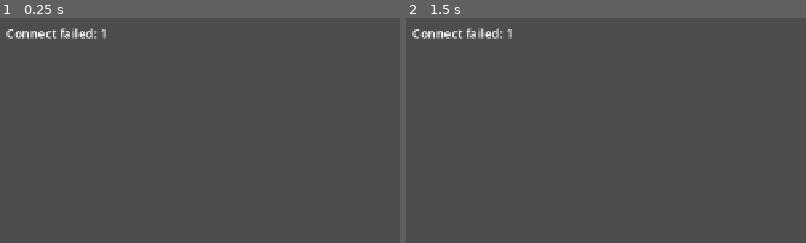
Above: before the commit, frames 1-2 (left to right).
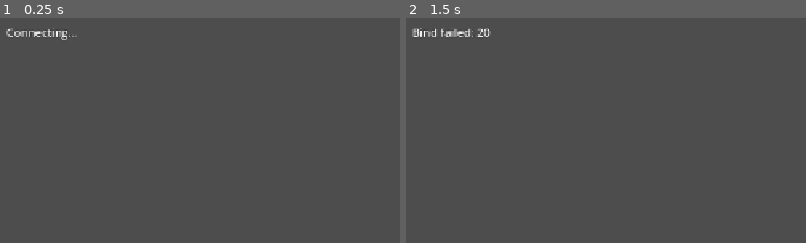
Above: after the commit, the same moments.

Repository: naomierica11/virtual-tryon-necklace
Game: Godot game, scene res://scenes/Main.tscn
Two runs of this game, one before a commit and one after it. Both use one fixed random seed, a clock stepped at 60 frames per second and the inputs below.
Inputs:
- Up to frame 1 (0.25 s): no input
- Up to frame 2 (1.5 s): tap Enter at 0.5 s; tap 1 at 0.6 s; tap 2 at 0.8, 1.35 s; tap Space at 1.25 s; hold S from 1.28 s (still down)
The pictures show only the part of the screen within x 0-50%, y 0-50%; the shares and areas given below are measured in that part.

The runs differ from the first frame. In frame 1, 0.7% of the frame differs, in the area x 1-27%, y 4-10%; in frame 2, 0.7%.

Commit message:
update UDP

Diff:
--- a/godot/scenes/Main.tscn
+++ b/godot/scenes/Main.tscn
@@ -1,22 +1,26 @@
-[gd_scene load_steps=3 format=3 uid="uid://bdu0tseaseokl"]
+[gd_scene load_steps=4 format=3 uid="uid://bdu0tseaseokl"]
 
 [ext_resource type="Script" uid="uid://c63fyuma4urdd" path="res://scripts/VideoClient.gd" id="1_rvslj"]
 [ext_resource type="Script" uid="uid://b62dmrbgtam1u" path="res://scripts/AccessoryController.gd" id="2_0bbpv"]
+[ext_resource type="Texture2D" uid="uid://by3aimwoeae5f" path="res://assets/necklaces/n1.png" id="3_0bbpv"]
 
-[node name="Root" type="Node"]
+[node name="Root" type="Node2D"]
+
+[node name="VideoClient" type="Node" parent="."]
 script = ExtResource("1_rvslj")
 
-[node name="Video" type="TextureRect" parent="."]
+[node name="Video" type="TextureRect" parent="VideoClient"]
 anchors_preset = 15
 anchor_right = 1.0
 anchor_bottom = 1.0
 grow_horizontal = 2
 grow_vertical = 2
-expand_mode = 2
-stretch_mode = 4
+expand_mode = 1
 
-[node name="Overlay" type="Node2D" parent="."]
+[node name="Overlay" type="Node2D" parent="VideoClient"]
 script = ExtResource("2_0bbpv")
 
-[node name="Necklace" type="Sprite2D" parent="Overlay"]
-z_index = 10
+[node name="Necklace" type="Sprite2D" parent="VideoClient/Overlay"]
+position = Vector2(648, 566)
+scale = Vector2(0.48369566, 0.48913044)
+texture = ExtResource("3_0bbpv")
--- a/godot/scripts/AccessoryController.gd
+++ b/godot/scripts/AccessoryController.gd
@@ -7,16 +7,27 @@
 var textures: Array = []
 
 func _ready():
+	# Load textures
 	for n in names:
 		var t = load("res://assets/necklaces/%s.png" % n)
-		if t: textures.append(t)
+		if t:
+			textures.append(t)
+		else:
+			print("WARNING: Failed to load texture: ", n)
+
 	if textures.size() > 0:
 		spr.texture = textures[idx]
+		print("✓ Loaded ", textures.size(), " necklace textures")
+	else:
+		print("❌ No necklace textures loaded")
+
 	spr.visible = false  # default sembunyi sampai ada face
 	set_process_input(true)
 
 func current_name() -> String:
-	return names[idx]
+	if idx >= 0 and idx < names.size():
+		return names[idx]
+	return "unknown"
 
 func _input(event):
 	if event is InputEventKey and event.pressed:
@@ -30,7 +41,9 @@
 			KEY_S: save_snapshot()
 
 func set_idx(i:int):
-	if textures.size() == 0: return
+	if textures.size() == 0:
+		return
+
 	idx = clamp(i, 0, textures.size()-1)
 	spr.texture = textures[idx]
 	print("Switched to necklace: ", names[idx])
@@ -46,12 +59,18 @@
 
 	# Skala kalung - sekitar 45% dari lebar wajah
 	var w_target = fw * 0.45
-	var h_target = w_target * (float(spr.texture.get_height()) / float(spr.texture.get_width()))
+	var texture_width = float(spr.texture.get_width())
+	var texture_height = float(spr.texture.get_height())
+
+	if texture_width == 0:  # Avoid division by zero
+		return
+
+	var h_target = w_target * (texture_height / texture_width)
 
 	spr.rotation_degrees = angle
 	spr.scale = Vector2(
-		w_target / float(spr.texture.get_width()),
-		h_target / float(spr.texture.get_height())
+		w_target / texture_width,
+		h_target / texture_height
 	)
 
 	# Posisi kalung di leher (60% dari tinggi wajah)
@@ -61,14 +80,19 @@
 	spr.position = Vector2(x, y)
 	spr.visible = true
 
-	# Debug print setiap 30 frame
-	if Engine.get_frames_drawn() % 30 == 0:
-		print("Face: [%d,%d,%d,%d] | Necklace pos: (%.0f, %.0f) | Angle: %.1f" % [face[0], face[1], face[2], face[3], x, y, angle])
+	# Debug print setiap 60 frame untuk mengurangi spam
+	if Engine.get_frames_drawn() % 60 == 0:
+		print("Necklace updated - Face: [%d,%d,%d,%d] | Pos: (%.0f, %.0f) | Angle: %.1f" % [face[0], face[1], face[2], face[3], x, y, angle])
 
 func save_snapshot():
-	var img: Image = get_viewport().get_texture().get_image()
-	var datetime = Time.get_datetime_string_from_system().replace(":","-")
+	var viewport = get_viewport()
+	if viewport == null:
+		return
+
+	var img: Image = viewport.get_texture().get_image()
+	var datetime = Time.get_datetime_string_from_system().replace(":","-").replace("T", "_")
 	var path = "user://snapshot_%s.png" % datetime
+
 	if img.save_png(path) == OK:
 		print("✓ Snapshot saved: ", path)
 		# Print absolute path untuk mudah dicari
--- a/godot/scripts/VideoClient.gd
+++ b/godot/scripts/VideoClient.gd
@@ -1,126 +1,240 @@
 extends Node
 
 @onready var video_texrect: TextureRect = $Video
-@onready var overlay_ctl: Node = $Overlay
+@onready var overlay_ctl: Node2D = $Overlay
+
 var hud: Label = null
-
-var tcp := StreamPeerTCP.new()
+var udp: PacketPeerUDP = null
 var connected := false
-var img := Image.new()
-var tex := ImageTexture.new()
 var frames := 0
 
+# Frame reconstruction
+var current_frame_id := -1
+var frame_chunks := {}  # Dictionary to store chunks: {frame_id: {chunk_idx: data}}
+var frame_metadata := {}  # Store metadata: {frame_id: [num_chunks, jpg_size, has_face, fx, fy, fw, fh, angle]}
+
 func _ready():
-	# Create HUD label
+	print("VideoClient - UDP Version")
+
+	# HUD
 	hud = Label.new()
 	hud.position = Vector2(10, 10)
 	hud.add_theme_color_override("font_color", Color.WHITE)
-	hud.add_theme_font_size_override("font_size", 20)
+	hud.add_theme_color_override("font_outline_color", Color.BLACK)
+	hud.add_theme_constant_override("outline_size", 2)
+	hud.add_theme_font_size_override("font_size", 18)
 	add_child(hud)
-	hud.text = "Starting..."
-
-	# Verify nodes
-	if video_texrect == null:
-		hud.text = "ERROR: Video node not found!"
-		return
-
-	if overlay_ctl == null:
-		hud.text = "ERROR: Overlay node not found!"
-		return
-
-	print("[Godot] Nodes OK")
+	hud.z_index = 100
+
+	if not video_texrect:
+		hud.text = "ERROR: No Video node!"
+		return
+
+	video_texrect.custom_minimum_size = Vector2(320, 240)
+	call_deferred("_setup_video")
+
 	hud.text = "Connecting..."
-	connect_to_server()
-
-func connect_to_server():
-	var err = tcp.connect_to_host("127.0.0.1", 5006)
+	await get_tree().create_timer(1.0).timeout
+	_connect_udp()
+
+func _setup_video():
+	if video_texrect:
+		video_texrect.expand_mode = TextureRect.EXPAND_IGNORE_SIZE
+		video_texrect.stretch_mode = TextureRect.STRETCH_KEEP_ASPECT_CENTERED
+		video_texrect.modulate = Color(0.3, 0.3, 0.4)
+
+func _connect_udp():
+	udp = PacketPeerUDP.new()
+
+	# Bind to local port for receiving
+	var err = udp.bind(5007)  # Client listens on different port
 	if err != OK:
-		hud.text = "Connect failed: %d" % err
-		return
-
+		hud.text = "Bind failed: " + str(err)
+		print("UDP bind error: ", err)
+		return
+
+	# Set destination (server)
+	udp.set_dest_address("127.0.0.1", 5006)
+
+	# Send START message to initiate connection
+	var start_msg = "START".to_utf8_buffer()
+	var send_err = udp.put_packet(start_msg)
+	if send_err != OK:
+		hud.text = "Send failed: " + str(send_err)
+		print("Failed to send START: ", send_err)
+		return
+
+	print("✓ Sent START message to server (127.0.0.1:5006)")
+
+	connected = true
 	set_process(true)
-	connected = true
-	print("[Godot] Connecting to 127.0.0.1:5006...")
-
-func _process(_dt):
-	if not connected:
-		return
-
-	var status = tcp.get_status()
-
-	if status == StreamPeerTCP.STATUS_CONNECTING:
-		return
-
-	if status != StreamPeerTCP.STATUS_CONNECTED:
-		hud.text = "Disconnected"
-		connected = false
-		return
-
-	var available = tcp.get_available_bytes()
-	if available < 8:
+	hud.text = "Waiting for video..."
+
+func _process(_delta):
+	if not connected or not udp:
+		return
+
+	# Process all available packets (limit to prevent freezing)
+	var packets_processed = 0
+	var max_packets_per_frame = 20  # Process up to 20 packets per frame
+
+	while udp.get_available_packet_count() > 0 and packets_processed < max_packets_per_frame:
+		var packet = udp.get_packet()
+		if packet.size() > 0:
+			_process_packet(packet)
+		packets_processed += 1
+
+	# Cleanup old incomplete frames
+	_cleanup_old_frames()
+
+func _process_packet(packet: PackedByteArray):
+	# Minimum header size check
+	if packet.size() < 44:
+		if frames % 100 == 0:
+			print("⚠ Invalid packet size: ", packet.size())
+		return
+
+	# Parse header (40 bytes + 4 for angle)
+	var frame_id = packet.decode_u32(0)
+	var chunk_idx = packet.decode_u32(4)
+	var num_chunks = packet.decode_u32(8)
+	var chunk_len = packet.decode_u32(12)
+	var jpg_size = packet.decode_u32(16)
+	var has_face = packet.decode_u32(20)
+	var fx = packet.decode_s32(24)
+	var fy = packet.decode_s32(28)
+	var fw = packet.decode_s32(32)
+	var fh = packet.decode_s32(36)
+	var angle = packet.decode_float(40)
+
+	# Validate chunk data
+	if packet.size() < 44 + chunk_len:
+		print("⚠ Incomplete chunk data")
+		return
+
+	# Extract chunk data (skip 44-byte header)
+	var chunk_data = packet.slice(44, 44 + chunk_len)
+
+	# Initialize frame storage if new frame
+	if not frame_chunks.has(frame_id):
+		frame_chunks[frame_id] = {}
+		frame_metadata[frame_id] = [num_chunks, jpg_size, has_face, fx, fy, fw, fh, angle]
+
+	# Store chunk (avoid duplicates)
+	if not frame_chunks[frame_id].has(chunk_idx):
+		frame_chunks[frame_id][chunk_idx] = chunk_data
+
+	# Check if frame is complete
+	if frame_chunks[frame_id].size() == num_chunks:
+		_reconstruct_frame(frame_id)
+
+func _reconstruct_frame(frame_id: int):
+	if not frame_metadata.has(frame_id):
+		return
+
+	var metadata = frame_metadata[frame_id]
+	var num_chunks = metadata[0]
+	var jpg_size = metadata[1]
+	var has_face = metadata[2]
+	var fx = metadata[3]
+	var fy = metadata[4]
+	var fw = metadata[5]
+	var fh = metadata[6]
+	var angle = metadata[7]
+
+	# Reconstruct JPEG from chunks in order
+	var jpeg_bytes = PackedByteArray()
+	jpeg_bytes.resize(jpg_size)
+
+	var offset = 0
+	for i in range(num_chunks):
+		if frame_chunks[frame_id].has(i):
+			var chunk = frame_chunks[frame_id][i]
+			for byte_idx in range(chunk.size()):
+				if offset < jpg_size:
+					jpeg_bytes[offset] = chunk[byte_idx]
+					offset += 1
+		else:
+			print("⚠ Missing chunk ", i, " for frame ", frame_id)
+			# Clean up incomplete frame
+			frame_chunks.erase(frame_id)
+			frame_metadata.erase(frame_id)
+			return
+
+	# Decode image
+	var image = Image.new()
+	var err = image.load_jpg_from_buffer(jpeg_bytes)
+
+	if err != OK:
+		if frames % 30 == 0:
+			print("✗ JPEG decode error: ", err, " (size: ", jpeg_bytes.size(), ")")
+		# Clean up failed frame
+		frame_chunks.erase(frame_id)
+		frame_metadata.erase(frame_id)
+		return
+
+	# Update texture
+	if video_texrect:
 		if frames == 0:
-			hud.text = "Connected, waiting data..."
-		return
-
-	# Read header
-	var meta_len = tcp.get_u32()
-	var jpg_len = tcp.get_u32()
-
-	# Wait for full packet
-	available = tcp.get_available_bytes()
-	if available < (meta_len + jpg_len):
-		return
-
-	# Read metadata
-	var meta_result = tcp.get_data(meta_len)
-	if meta_result[0] != OK:
-		print("[Godot] Meta read error: ", meta_result[0])
-		return
-
-	var meta_bytes = meta_result[1]
-	var meta_str = meta_bytes.get_string_from_utf8()
-
-	# Parse JSON - GODOT 4 WAY
-	var json = JSON.new()
-	var parse_err = json.parse(meta_str)
-	if parse_err != OK:
-		print("[Godot] JSON parse error: ", json.get_error_message())
-		return
-
-	var meta = json.data
-
-	# Read JPEG
-	var jpg_result = tcp.get_data(jpg_len)
-	if jpg_result[0] != OK:
-		print("[Godot] JPEG read error: ", jpg_result[0])
-		return
-
-	var jpg_bytes = jpg_result[1]
-
-	# Decode JPEG
-	img = Image.new()
-	var load_err = img.load_jpg_from_buffer(jpg_bytes)
-	if load_err != OK:
-		print("[Godot] JPEG decode error: ", load_err)
-		return
-
-	# Update texture
-	tex = ImageTexture.create_from_image(img)
-	video_texrect.texture = tex
+			print("✓ First frame received and decoded!")
+			print("  Image size: ", image.get_width(), "x", image.get_height())
+
+		var tex = ImageTexture.create_from_image(image)
+		video_texrect.texture = tex
+		video_texrect.modulate = Color.WHITE
 
 	frames += 1
 
-	if frames % 30 == 0:
-		print("[Godot] Frame #", frames, " | Size: ", img.get_width(), "x", img.get_height())
-
-	# Update necklace
-	var has_face := false
-	if meta != null and meta.has("face") and meta["face"] != null:
-		var f = meta["face"]
-		var ang = float(meta.get("angle", 0.0))
-		overlay_ctl.call("update_accessory", f, ang, Vector2(meta["w"], meta["h"]))
-		has_face = true
+	# Face overlay
+	var face_detected = has_face == 1
+	if face_detected and overlay_ctl:
+		if overlay_ctl.has_method("update_accessory"):
+			# Scale face coordinates to match display size
+			var scale_x = video_texrect.size.x / 320.0
+			var scale_y = video_texrect.size.y / 240.0
+
+			var scaled_face = [
+				int(fx * scale_x),
+				int(fy * scale_y),
+				int(fw * scale_x),
+				int(fh * scale_y)
+			]
+
+			overlay_ctl.update_accessory(scaled_face, angle, video_texrect.size)
 
 	# Update HUD
-	hud.text = "Frames: %d | Face: %s | FPS: %.0f" % [frames, "YES" if has_face else "NO", Engine.get_frames_per_second()]
-	overlay_ctl.visible = has_face
+	var fps = Engine.get_frames_per_second()
+	var face_status = "YES" if face_detected else "NO"
+	hud.text = "Frame: %d | Face: %s | FPS: %d" % [frames, face_status, fps]
+
+	# Debug output
+	if frames % 60 == 0:
+		print("Stats - Frames: %d | FPS: %d | Face: %s" % [frames, fps, face_status])
+
+	# Show/hide overlay based on face detection
+	if overlay_ctl:
+		overlay_ctl.visible = face_detected
+
+	# Clean up this frame
+	frame_chunks.erase(frame_id)
+	frame_metadata.erase(frame_id)
+
+func _cleanup_old_frames():
+	# Keep only the last 5 frame IDs to prevent memory leak
+	if frame_chunks.size() > 5:
+		var keys_to_remove = []
+		var keys = frame_chunks.keys()
+		keys.sort()
+
+		# Remove oldest frames
+		for i in range(keys.size() - 5):
+			keys_to_remove.append(keys[i])
+
+		for key in keys_to_remove:
+			frame_chunks.erase(key)
+			frame_metadata.erase(key)
+
+func _exit_tree():
+	if udp:
+		udp.close()
+	print("UDP client closed")
Not shown, changed: python/realtime_server.py
